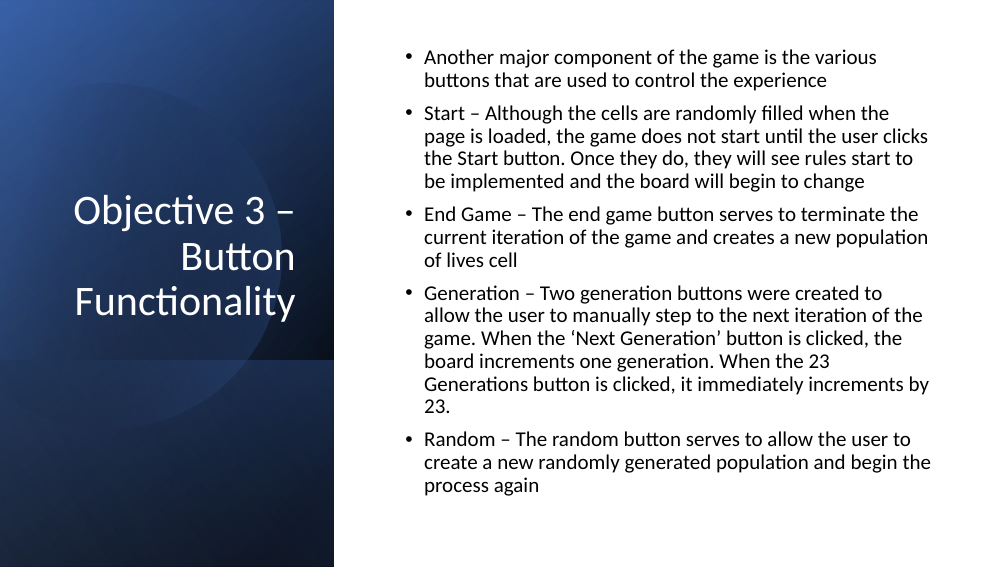
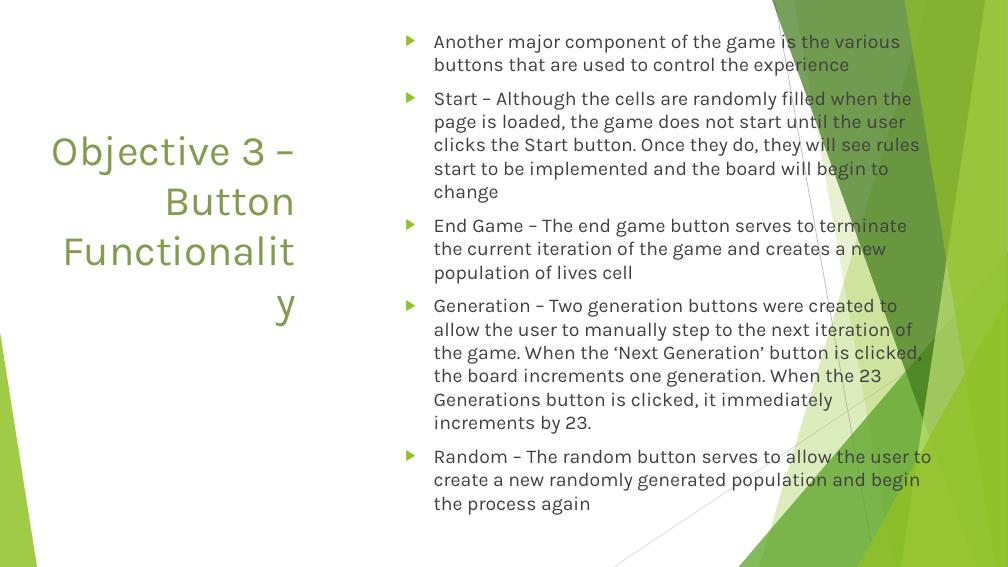
Before and after one commit to WebProgrammingTeam3/Project3, a slide deck: slide 12 of Project3.pptx (slide 10 before the commit). Drawn at 1008x567 pixels with LibreOffice and Linux fonts; fonts in the diff are those of the drawing. Boxes give left, top, right and bottom in pixels: in the first picture for what was removed or moved away, otherwise in the second. Text is boxed around its words. In the diff, an @@ line names an element or a change of style, - is before the commit and + after.

```diff
--- a/Project3.pptx
+++ b/Project3.pptx
@@ rectangle removed at (0, 0, 1008, 567) @@
@@ rectangle removed at (0, 0, 334, 567) @@
@@ rectangle removed at (0, 1, 334, 567) @@
@@ rectangle removed at (0, 0, 334, 566) @@
@@ freeform shape removed at (0, 42, 323, 464) @@
@@ title "Objective 3 – Button Functionality" at (52, 136, 295, 216): font Calibri to Karla, text colour #FFFFFF to #829B4D; line spacing 0.9 to 1 @@
@@ text "Another major component of the ..." at (434, 53, 932, 515): size 20 to 18.5 pt, font Calibri to Karla, text colour #000000 to #404040; bullet • to ▶; line spacing 0.9 to 1 @@
@@ group added at (0, 0, 1008, 567): 5 freeform shapes, 3 triangles, 2 lines @@
@@ rectangle removed at (0, 360, 334, 567) @@
```
Also in this commit, not shown: 11 other slides changed, 4 slides added, 1 slide removed.
